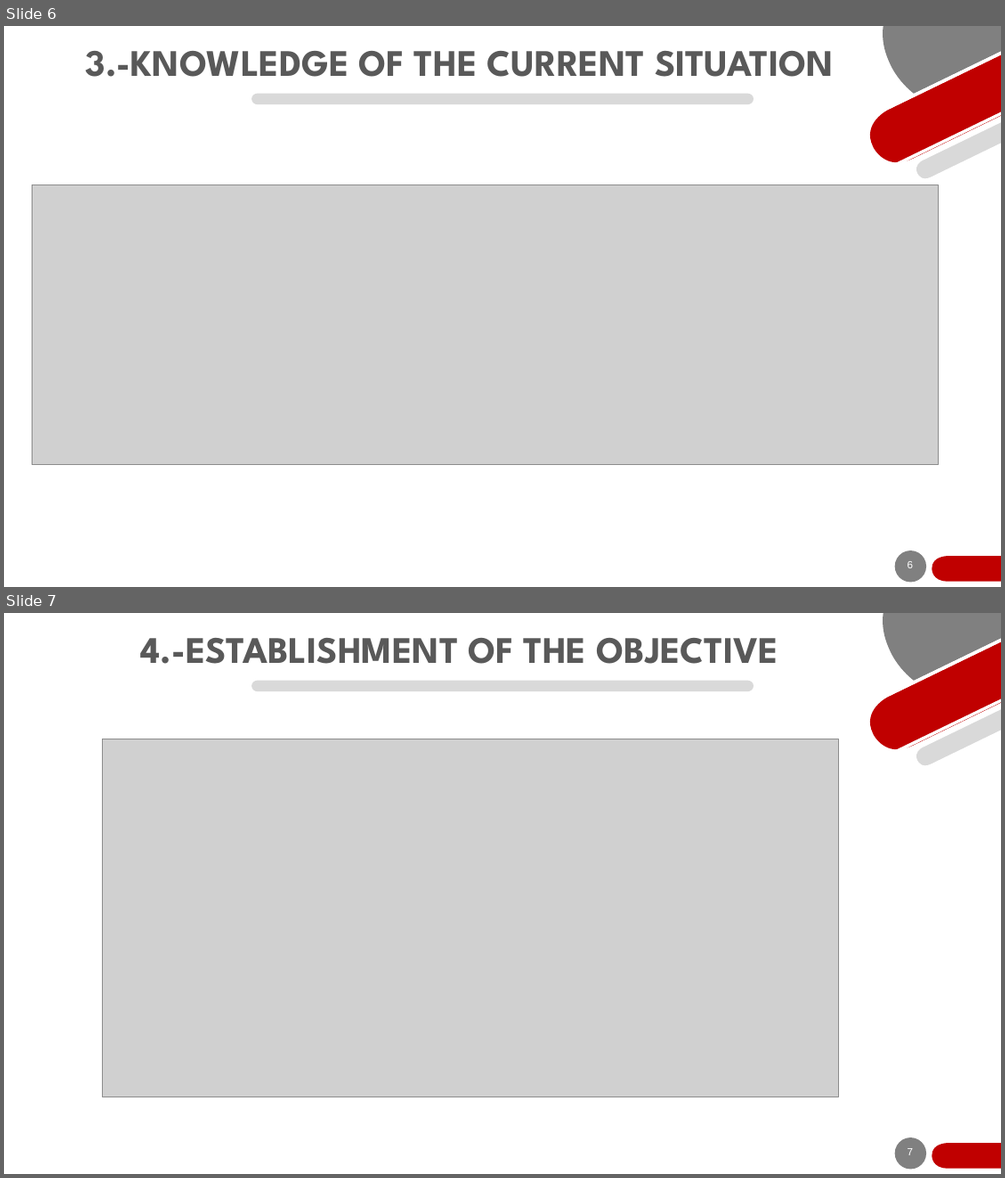
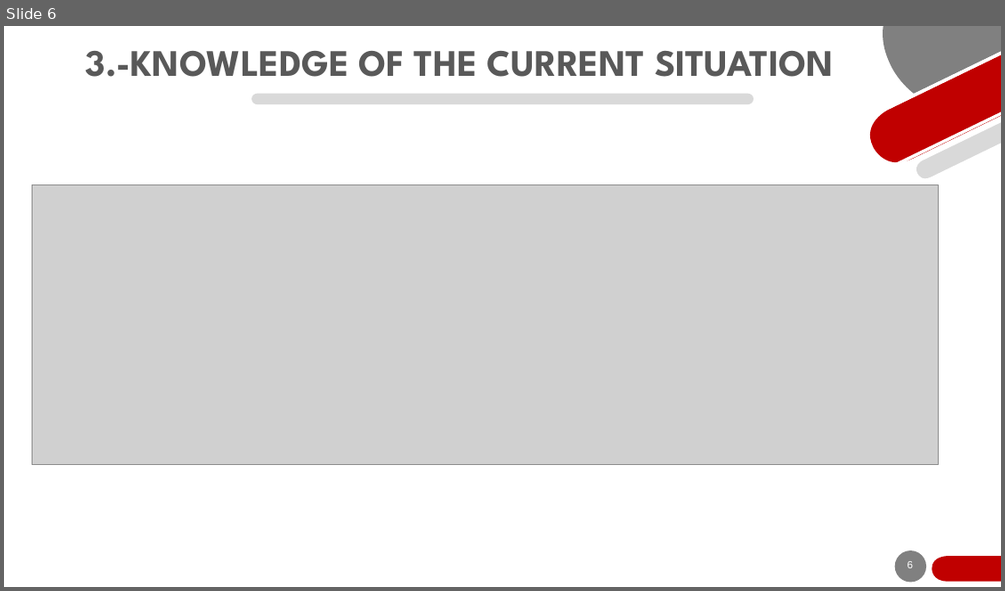
Before and after one commit to Brauliorg23/Sistema-de-control-ambiental, a slide deck: base datos/TEMPLATE 2021.pptx. Shown one above the other, each under a label of ours: slides 6 and 7 before the commit, slide 6 after it. The pictures are 1005x1178 and 1005x591 pixels, drawn with LibreOffice and Linux fonts; fonts in the diff are those of the drawing; grey boxes stand for pictures; background and template pictures are left out. Boxes give left, top, right and bottom in pixels: in the first picture for what was removed or moved away, otherwise in the second. Text is boxed around its words. In the diff, an @@ line names an element or a change of style, - is before the commit and + after.

```diff
--- a/base datos/TEMPLATE 2021.pptx
+++ b/base datos/TEMPLATE 2021.pptx
@@ slide 7 removed at [4, 613, 1001, 1174], background #FFFFFF; not listed: 9 template elements that a slide beside it also shows @@
@@ title removed at [140, 638, 778, 664] @@
-4.-ESTABLISHMENT OF THE OBJECTIVE
@@ picture removed at [102, 739, 839, 1097] @@
@@ page number removed at [907, 1148, 913, 1155] @@
-7
```
Also in this commit, not shown: 1 slide changed, 2 slides added, 8 other files.
